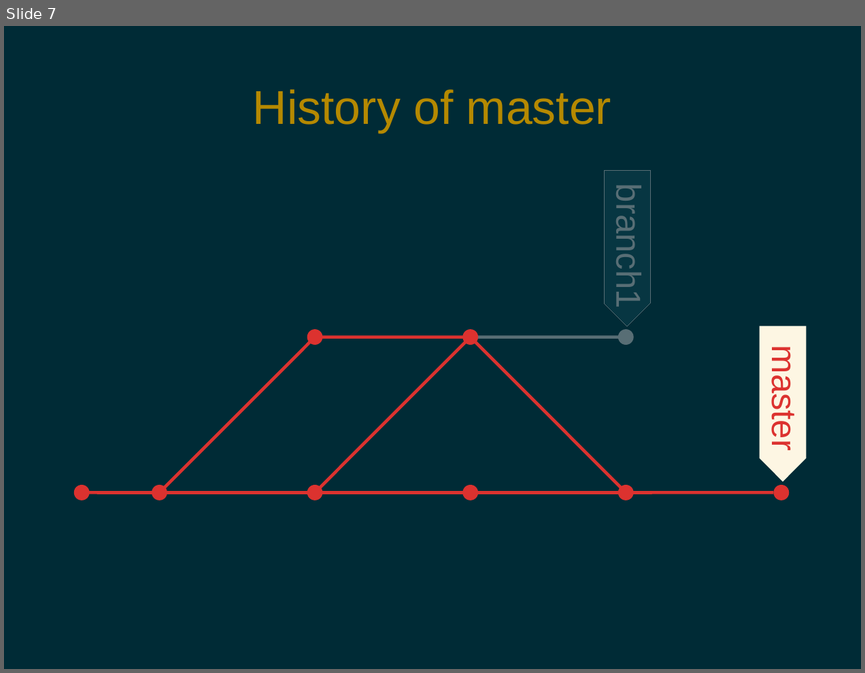
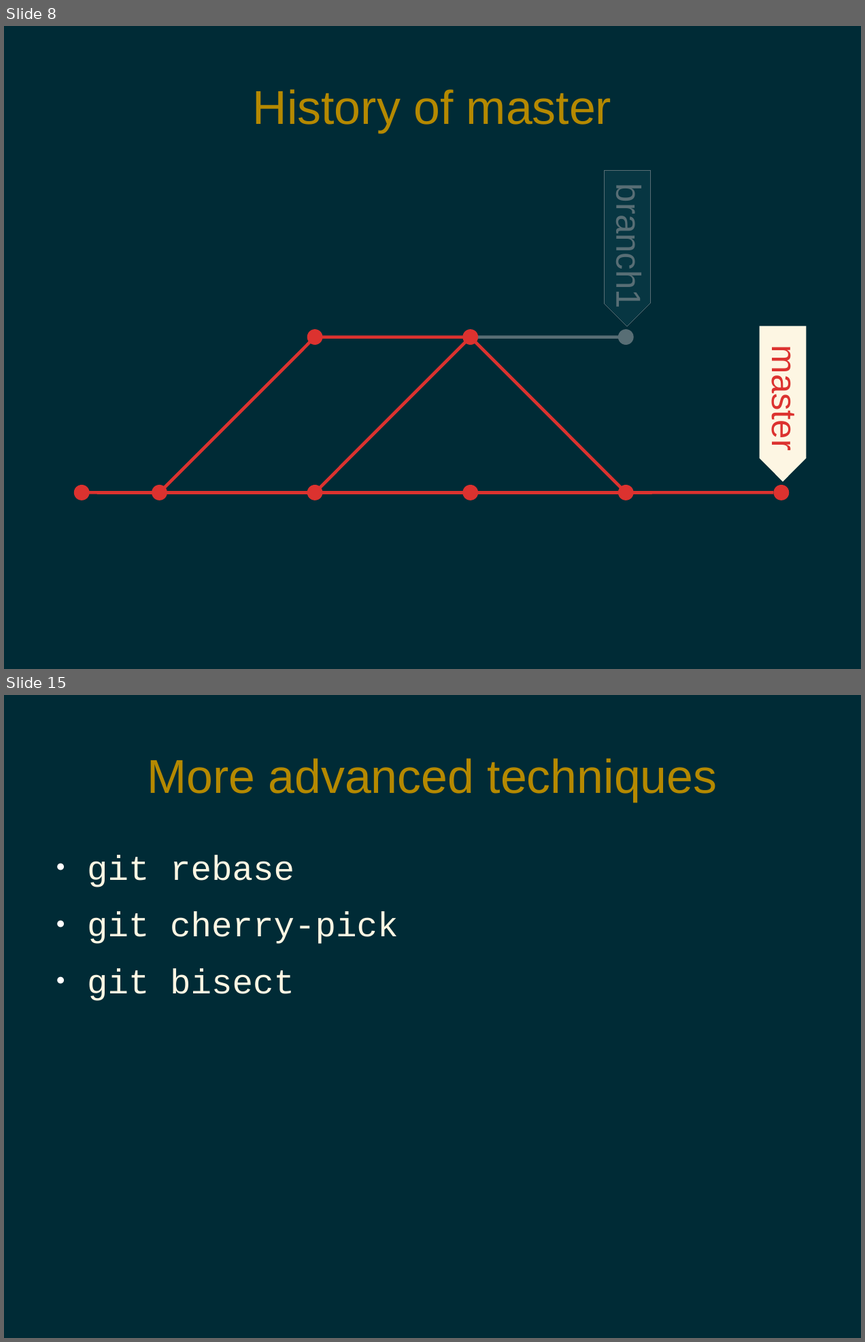
Before and after one commit to pdg137/gitpres, a slide deck: advanced.odp. Shown one above the other, each under a label of ours: slide 7 before the commit, slides 8 and 15 after it; the slides between them are not shown. The pictures are 865x673 and 865x1342 pixels, drawn with LibreOffice and Linux fonts; fonts in the diff are those of the drawing. Boxes give left, top, right and bottom in pixels: in the first picture for what was removed or moved away, otherwise in the second. Text is boxed around its words. In the diff, an @@ line names an element or a change of style, - is before the commit and + after.

Commit message:
updated advanced presentation (mostly done)

```diff
--- a/advanced.odp
+++ b/advanced.odp
@@ slide 15 added at (x1=4, y1=695, x2=861, y2=1338), background #002B36 @@
@@ title added at (x1=147, y1=758, x2=717, y2=802), 44 pt, text #B58900 @@
+More advanced techniques
@@ text added at (x1=87, y1=855, x2=398, y2=1001), 32 pt, text #FDF6E3 @@
+● git rebase
+● git cherry-pick
+● git bisect
@@ what was slide 7 is now slide 8 @@
```
Also in this commit, not shown: 2 slides changed, 7 other slides added.
